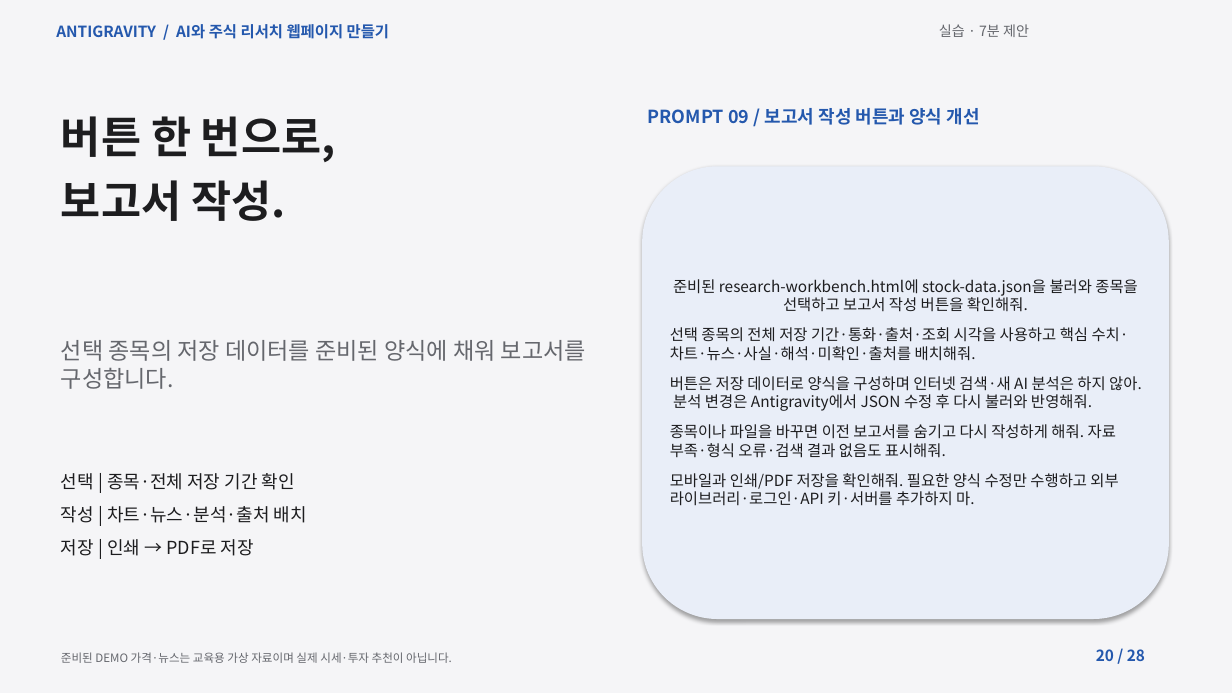
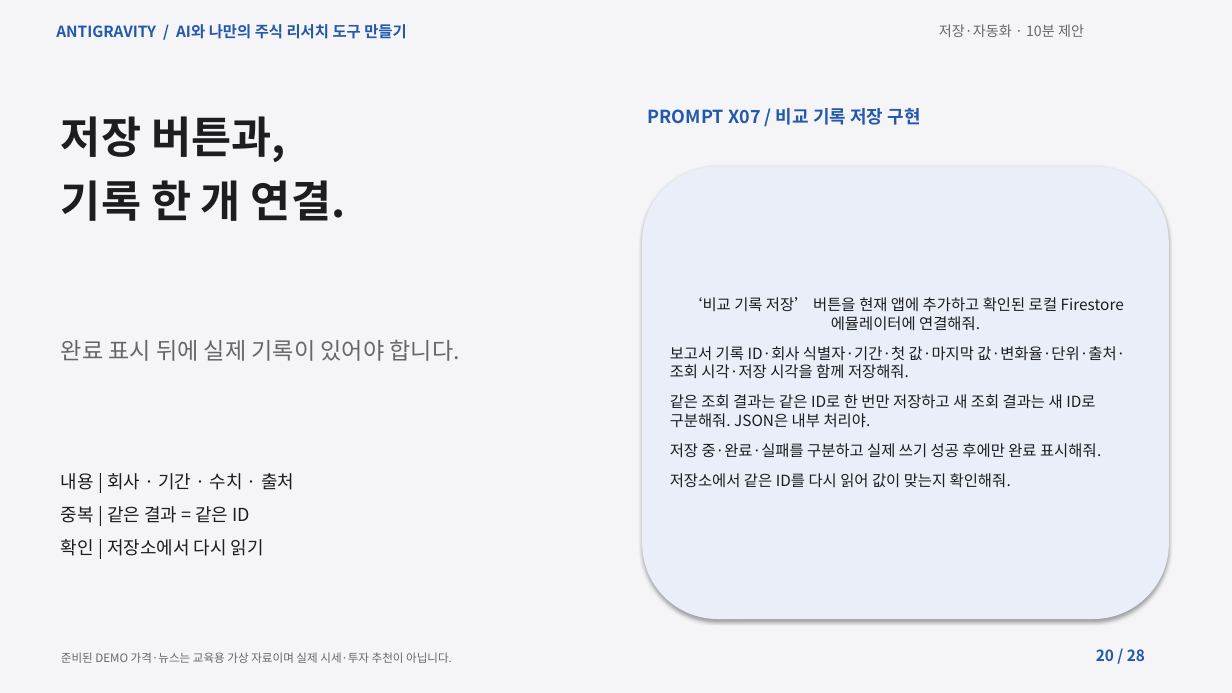
Before and after one commit to elect94/reportsol, a slide deck: slide 20 of materials/lecture.pptx. Drawn at 1232x693 pixels with LibreOffice and Linux fonts; fonts in the diff are those of the drawing. Boxes give left, top, right and bottom in pixels: in the first picture for what was removed or moved away, otherwise in the second. Text is boxed around its words. In the diff, an @@ line names an element or a change of style, - is before the commit and + after.

```diff
--- a/materials/lecture.pptx
+++ b/materials/lecture.pptx
@@ text at (56, 24, 406, 39): text changed @@
-ANTIGRAVITY / AI와 주식 리서치 웹페이지 만들기
+ANTIGRAVITY / AI와 나만의 주식 리서치 도구 만들기
@@ text at (939, 24, 1084, 37): text changed @@
-실습 · 7분 제안
+저장·자동화 · 10분 제안
@@ text at (61, 116, 345, 221): text changed @@
-버튼 한 번으로,
-보고서 작성.
+저장 버튼과,
+기록 한 개 연결.
@@ text at (648, 108, 921, 125): text changed @@
-PROMPT 09 / 보고서 작성 버튼과 양식 개선
+PROMPT X07 / 비교 기록 저장 구현
@@ text in rounded rectangle at (670, 297, 1125, 488): text changed @@
-준비된 research-workbench.html에 stock-data.json을 불러와 종목을 선택하고 보고서 작성 버튼을 확인해줘.
-선택 종목의 전체 저장 기간·통화·출처·조회 시각을 사용하고 핵심 수치·차트·뉴스·사실·해석·미확인·출처를 배치해줘.
-버튼은 저장 데이터로 양식을 구성하며 인터넷 검색·새 AI 분석은 하지 않아. 분석 변경은 Antigravity에서 JSON 수정 후 다시 불러와 반영해줘.
-종목이나 파일을 바꾸면 이전 보고서를 숨기고 다시 작성하게 해줘. 자료 부족·형식 오류·검색 결과 없음도 표시해줘.
-모바일과 인쇄/PDF 저장을 확인해줘. 필요한 양식 수정만 수행하고 외부 라이브러리·로그인·API 키·서버를 추가하지 마.
+‘비교 기록 저장’ 버튼을 현재 앱에 추가하고 확인된 로컬 Firestore 에뮬레이터에 연결해줘.
+보고서 기록 ID·회사 식별자·기간·첫 값·마지막 값·변화율·단위·출처·조회 시각·저장 시각을 함께 저장해줘.
+같은 조회 결과는 같은 ID로 한 번만 저장하고 새 조회 결과는 새 ID로 구분해줘. JSON은 내부 처리야.
+저장 중·완료·실패를 구분하고 실제 쓰기 성공 후에만 완료 표시해줘.
+저장소에서 같은 ID를 다시 읽어 값이 맞는지 확인해줘.
@@ text at (61, 339, 459, 361): text changed @@
-선택 종목의 저장 데이터를 준비된 양식에 채워 보고서를 구성합니다.
+완료 표시 뒤에 실제 기록이 있어야 합니다.
@@ text at (61, 473, 294, 556): text changed @@
-선택 | 종목·전체 저장 기간 확인
-작성 | 차트·뉴스·분석·출처 배치
-저장 | 인쇄 → PDF로 저장
+내용 | 회사 · 기간 · 수치 · 출처
+중복 | 같은 결과 = 같은 ID
+확인 | 저장소에서 다시 읽기
```
Also in this commit, not shown: 26 other slides changed, 1 slide added, 1 slide removed, 26 other files.
